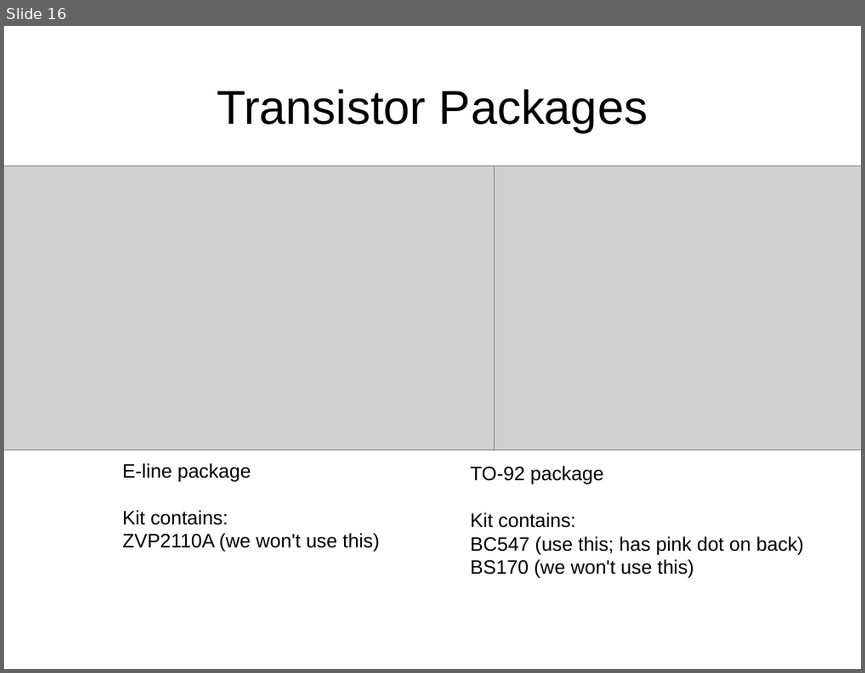
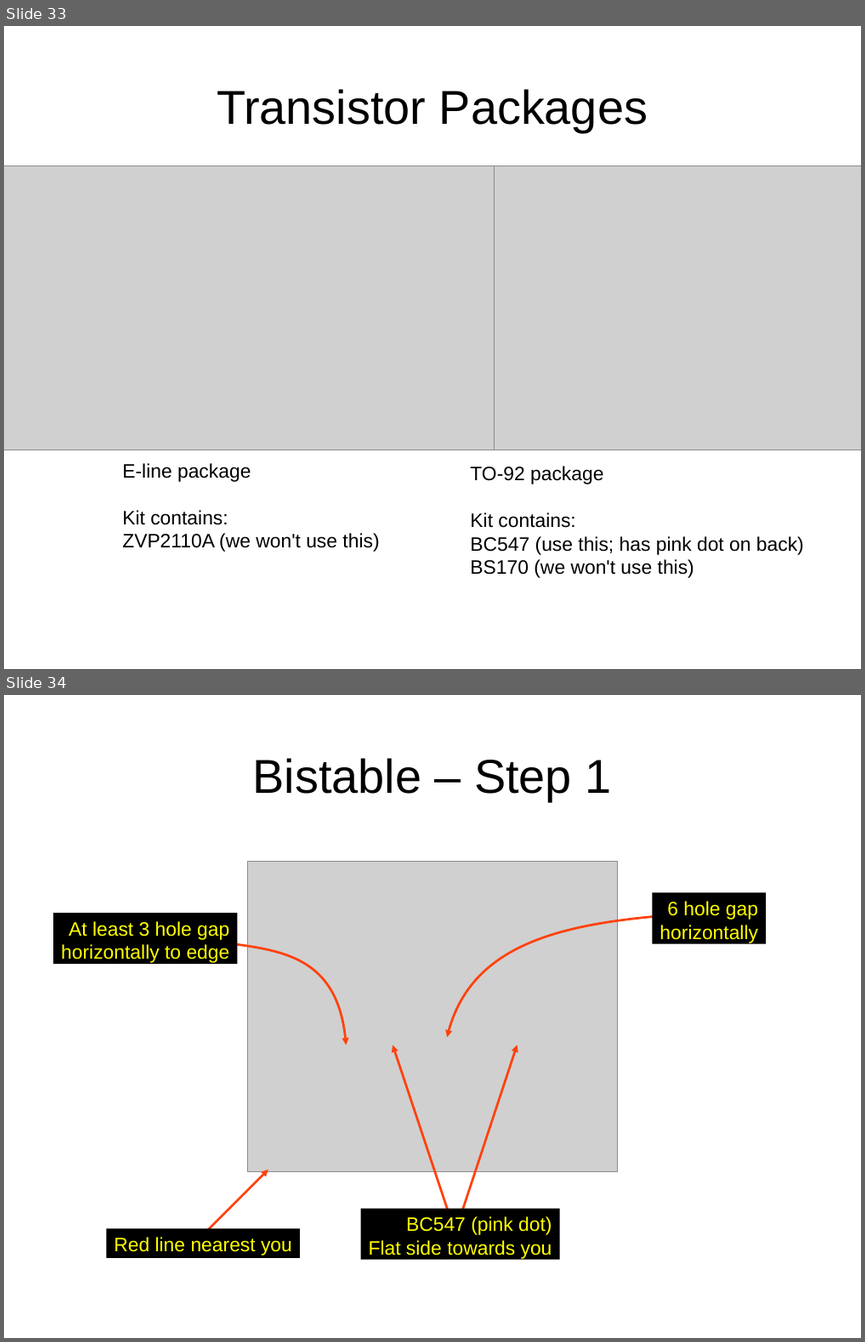
Before and after one commit to swarren/presentations, a slide deck: lcs-multivibrators/lcs-multivibrators.odp. Shown one above the other, each under a label of ours: slide 16 before the commit, slides 33 and 34 after it. The pictures are 865x673 and 865x1342 pixels, drawn with LibreOffice and Linux fonts; fonts in the diff are those of the drawing; grey boxes stand for pictures; background and template pictures are left out. Boxes give left, top, right and bottom in pixels: in the first picture for what was removed or moved away, otherwise in the second. Text is boxed around its words. In the diff, an @@ line names an element or a change of style, - is before the commit and + after.

```diff
--- a/lcs-multivibrators/lcs-multivibrators.odp
+++ b/lcs-multivibrators/lcs-multivibrators.odp
@@ slide 34 added at (4,695,861,1338), background #FFFFFF @@
@@ title added at (253,758,611,801), 44 pt, text #000000 @@
+Bistable – Step 1
@@ picture added at (247,861,618,1172) @@
@@ rectangle added at (653,892,766,944), fill #000000, 18 pt, text #FFFF00 @@
+6 hole gap
+horizontally
@@ rectangle added at (54,913,238,964), fill #000000, 18 pt, text #FFFF00 @@
+At least 3 hole gap
+horizontally to edge
@@ freeform shape added at (447,913,704,1037), outline #FF420E 2.15 pt @@
@@ freeform shape added at (182,936,346,1045), outline #FF420E 2.15 pt @@
@@ arrow added from (455, 1231) to (392, 1045), #FF420E 2.15 pt @@
@@ arrow added from (455, 1232) to (517, 1045), #FF420E 2.15 pt @@
@@ arrow added from (199, 1239) to (268, 1169), #FF420E 2.15 pt @@
@@ rectangle added at (107,1228,301,1258), fill #000000, 18 pt, text #FFFF00 @@
+Red line nearest you
@@ rectangle added at (361,1208,560,1259), fill #000000, 18 pt, text #FFFF00 @@
+BC547 (pink dot)
+Flat side towards you
@@ what was slide 16 is now slide 33 @@
```
Also in this commit, not shown: 9 slides changed, 27 other slides added, 11 slides removed, 3 other files.
